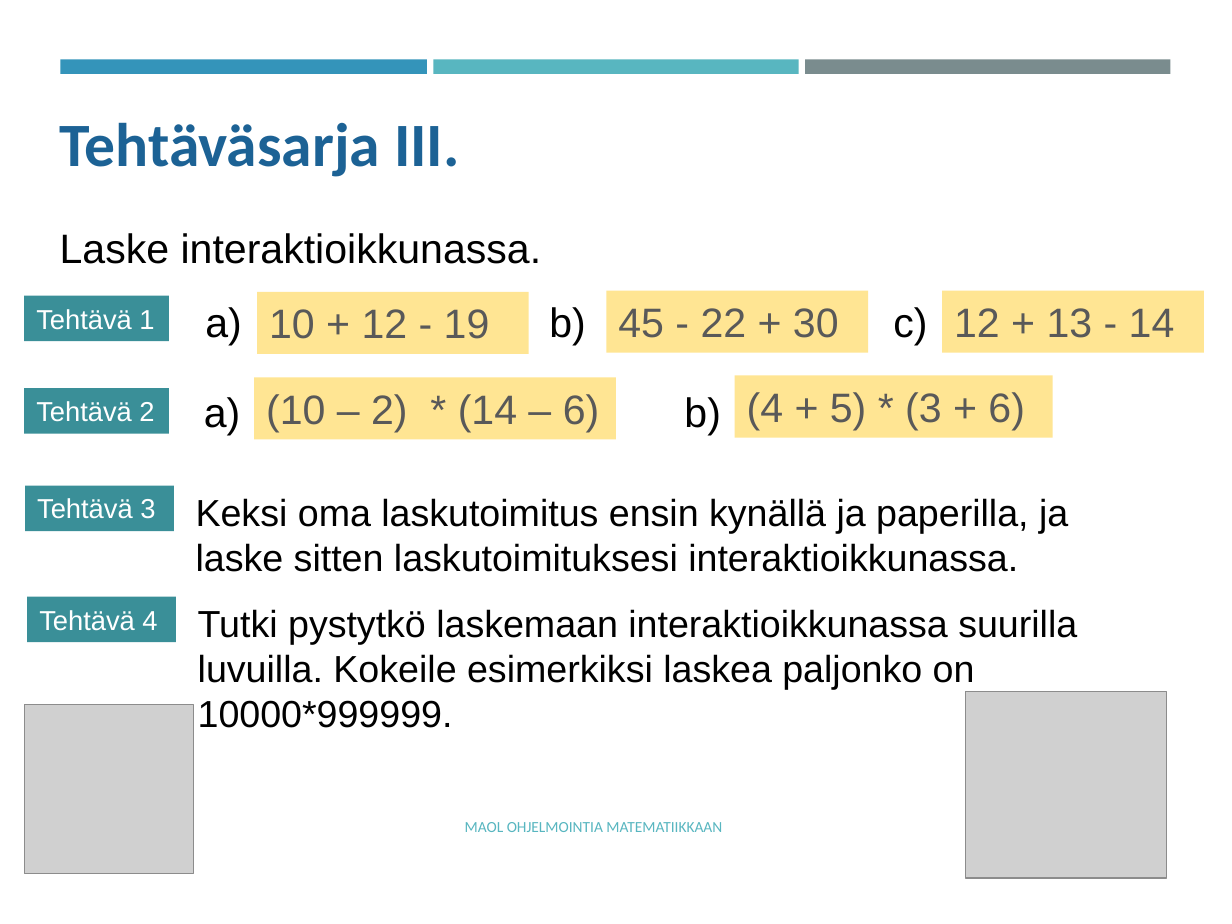
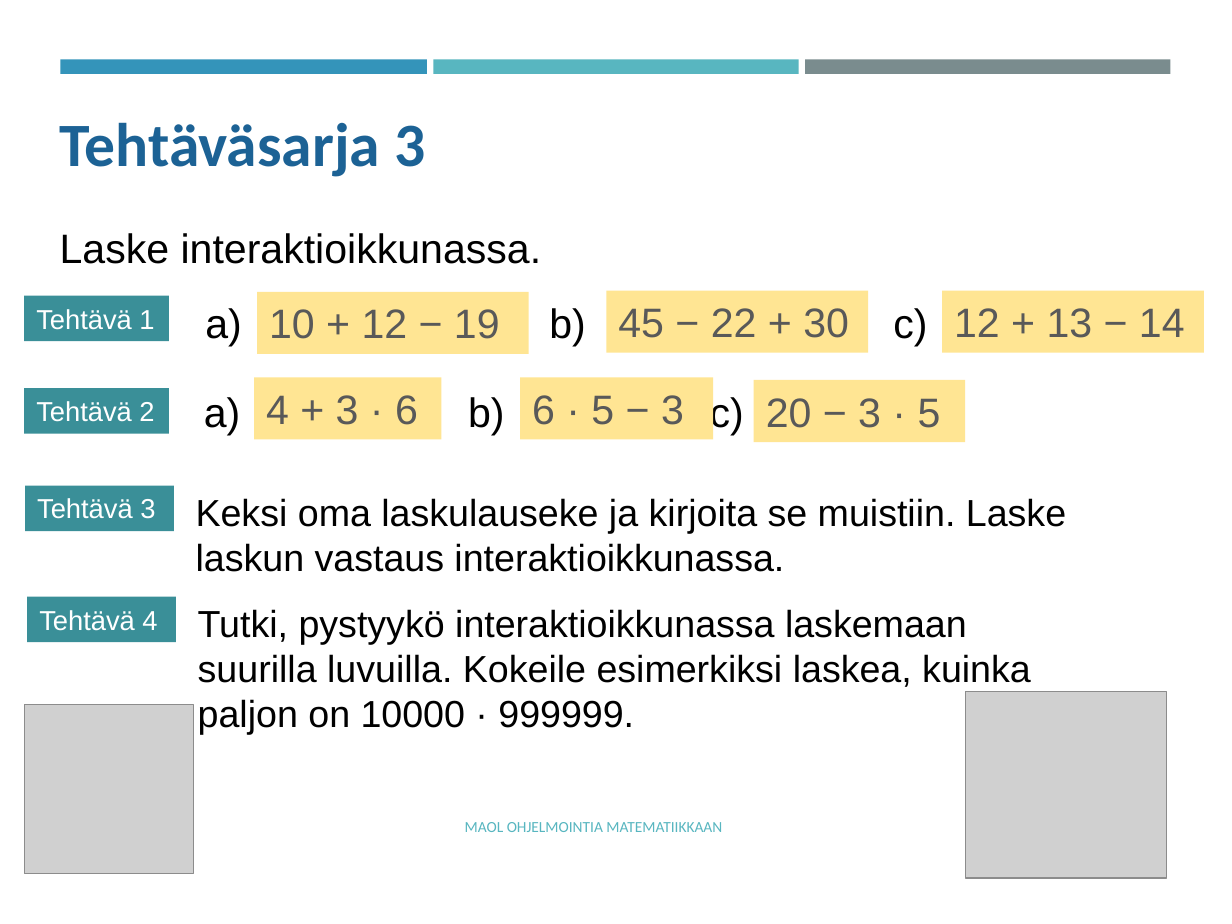
Before and after one commit to tyynetyyne/tyynetyyne.github.io, a slide deck: slide 15 of tehtavat/tiedostot/maol/power_point/Racket-MAOL-5-6-tutustuminen-ohjelmointiymparistoon.pptx (slide 16 before the commit). Drawn at 1232x924 pixels with LibreOffice and Linux fonts; fonts in the diff are those of the drawing; grey boxes stand for pictures. Boxes give left, top, right and bottom in pixels: in the first picture for what was removed or moved away, otherwise in the second. Text is boxed around its words. In the diff, an @@ line names an element or a change of style, - is before the commit and + after.

```diff
--- a/tehtavat/tiedostot/maol/power_point/Racket-MAOL-5-6-tutustuminen-ohjelmointiymparistoon.pptx
+++ b/tehtavat/tiedostot/maol/power_point/Racket-MAOL-5-6-tutustuminen-ohjelmointiymparistoon.pptx
@@ text at box(60, 122, 425, 177): text changed @@
-Tehtäväsarja III.
+Tehtäväsarja 3
@@ text "a) b) c)" rewrapped from box(205, 307, 927, 345) to box(549, 308, 927, 347) @@
@@ text in rectangle at box(269, 309, 500, 339): text changed @@
-10 + 12 - 19
+10 + 12 − 19
@@ text in rectangle at box(618, 308, 849, 338): text changed @@
-45 - 22 + 30
+45 − 22 + 30
@@ text in rectangle at box(954, 308, 1185, 338): text changed @@
-12 + 13 - 14
+12 + 13 − 14
@@ rectangle "4 + 3 · 6": place and size @@
-rectangle "4 + 3 · 6" at box(254, 377, 616, 439)
+rectangle "4 + 3 · 6" at box(254, 377, 441, 439)
@@ rectangle "6 · 5 − 3": place and size @@
-rectangle "6 · 5 − 3" at box(734, 376, 1052, 437)
+rectangle "6 · 5 − 3" at box(520, 377, 713, 439)
@@ rectangle added at box(754, 379, 966, 441), fill #FFE593, 24 pt, text #595959 @@
+20 − 3 · 5
@@ text at box(204, 395, 744, 436): text changed @@
-a) b)
+a) b) c)
@@ text in rectangle at box(266, 395, 418, 425): text changed @@
-(10 – 2) * (14 – 6)
+4 + 3 · 6
@@ text in rectangle at box(532, 395, 684, 425): text changed @@
-(4 + 5) * (3 + 6)
+6 · 5 − 3
@@ text at box(196, 498, 1066, 572): text changed @@
-Keksi oma laskutoimitus ensin kynällä ja paperilla, ja laske sitten laskutoimituksesi interaktioikkunassa.
+Keksi oma laskulauseke ja kirjoita se muistiin. Laske laskun vastaus interaktioikkunassa.
@@ text at box(198, 609, 1031, 735): text changed @@
-Tutki pystytkö laskemaan interaktioikkunassa suurilla luvuilla. Kokeile esimerkiksi laskea paljonko on 10000*999999.
+Tutki, pystyykö interaktioikkunassa laskemaan suurilla luvuilla. Kokeile esimerkiksi laskea, kuinka paljon on 10000 · 999999.
```
Also in this commit, not shown: 15 other slides changed.
